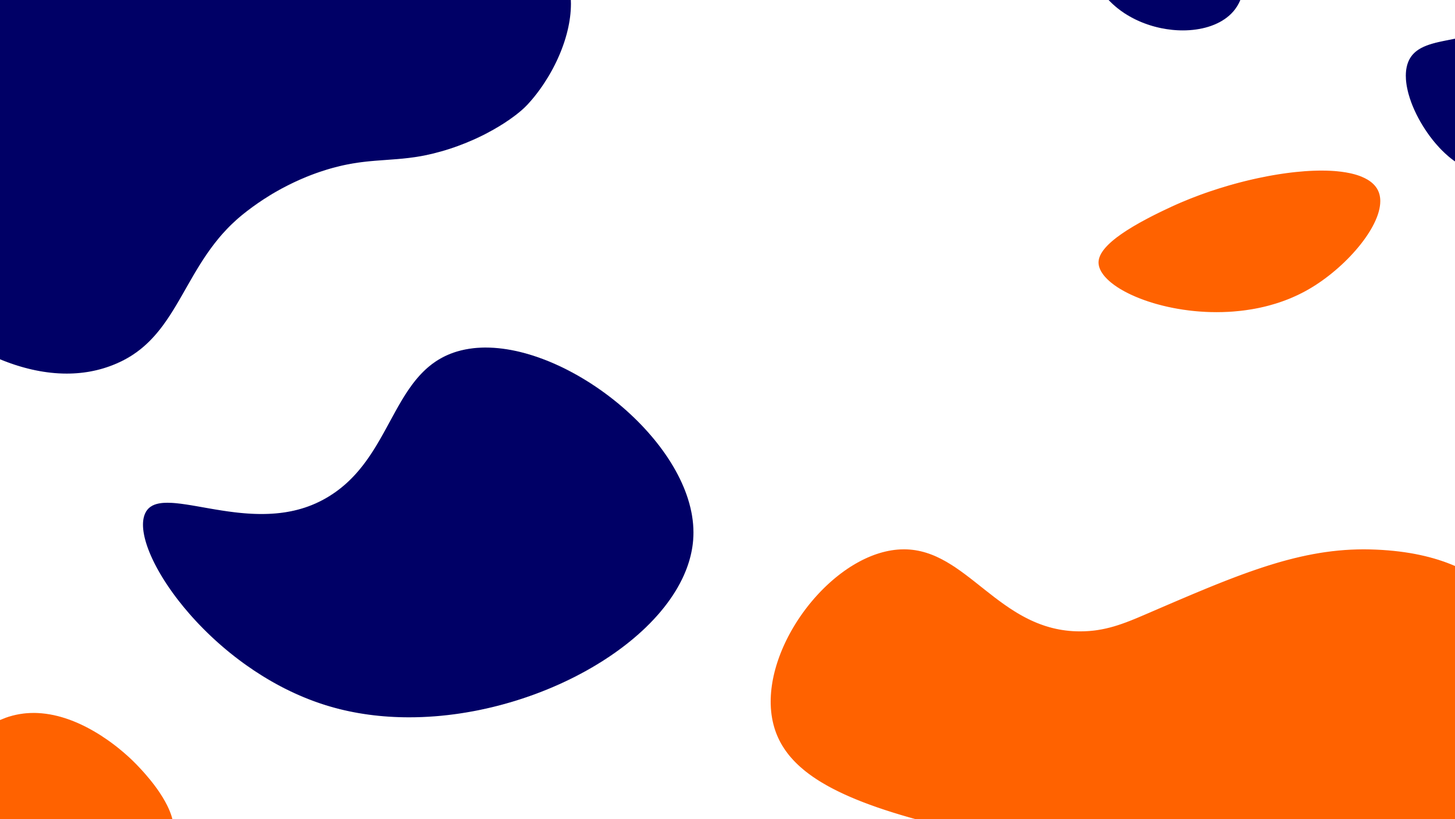
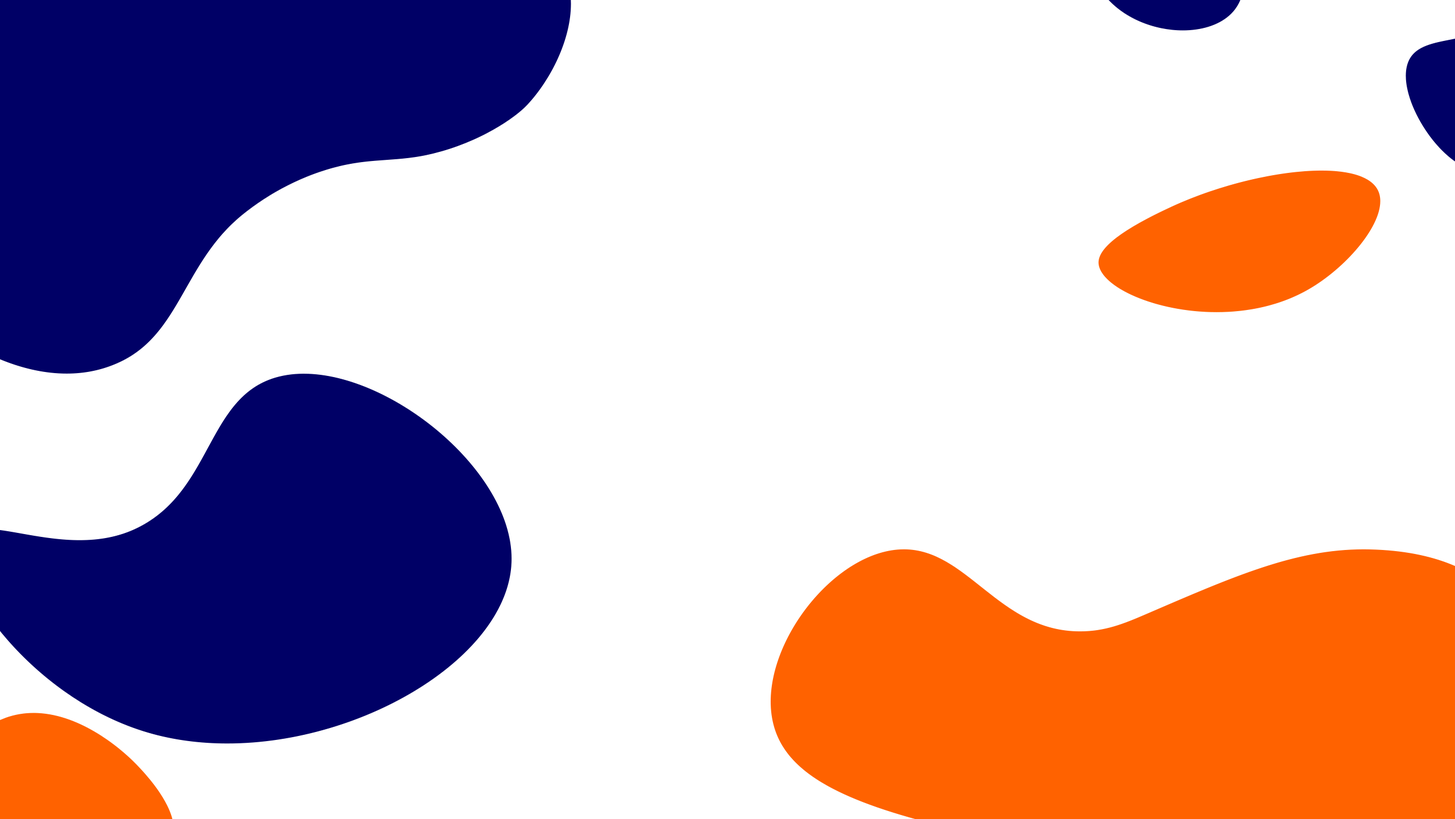
Layered file, before and after one edit (1455px x 819px). Changes by layer:
painted on "Preenchimento de Cor 4" over (x1=0, y1=347, x2=695, y2=744)
